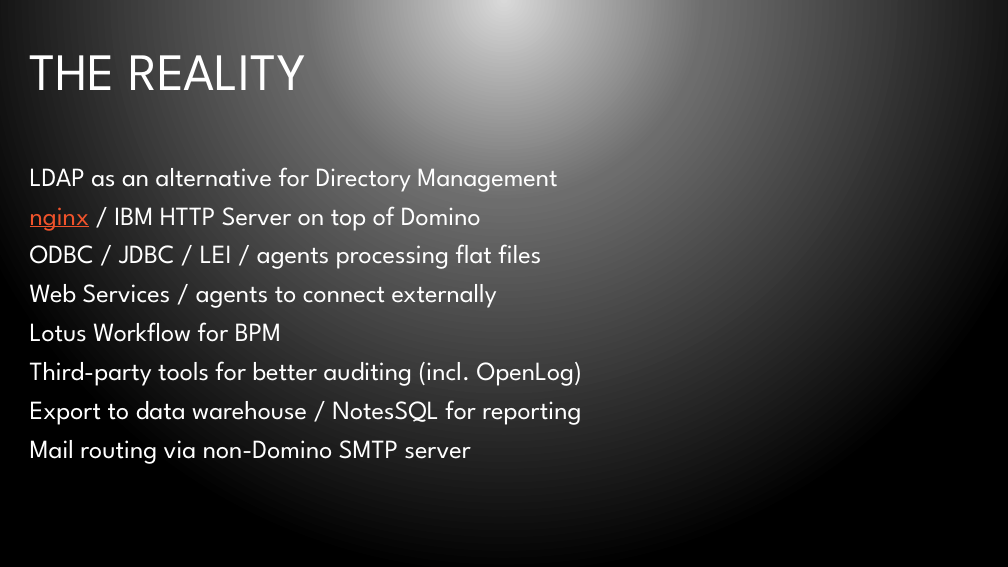
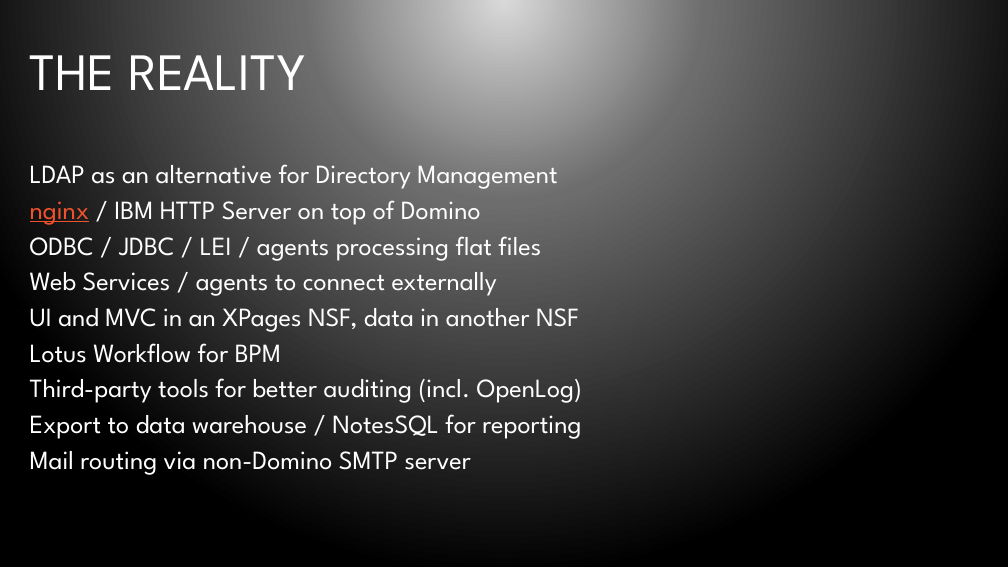
Before and after one commit to bleedingcode/domino-js-masterclass, a slide deck: slide 8 of presentation/8598 Domino and JS.pptx. Drawn at 1008x567 pixels with LibreOffice and Linux fonts; fonts in the diff are those of the drawing; background and template pictures are left out. Boxes give left, top, right and bottom in pixels: in the first picture for what was removed or moved away, otherwise in the second. Text is boxed around its words. In the diff, an @@ line names an element or a change of style, - is before the commit and + after.

```diff
--- a/presentation/8598 Domino and JS.pptx
+++ b/presentation/8598 Domino and JS.pptx
@@ text at [30, 164, 582, 475]: line spacing 0.9 to 0.8 @@
@@ text at [30, 308, 579, 332]: paragraph added @@
+UI and MVC in an XPages NSF, data in another NSF
```
Also in this commit, not shown: 19 other slides changed.
